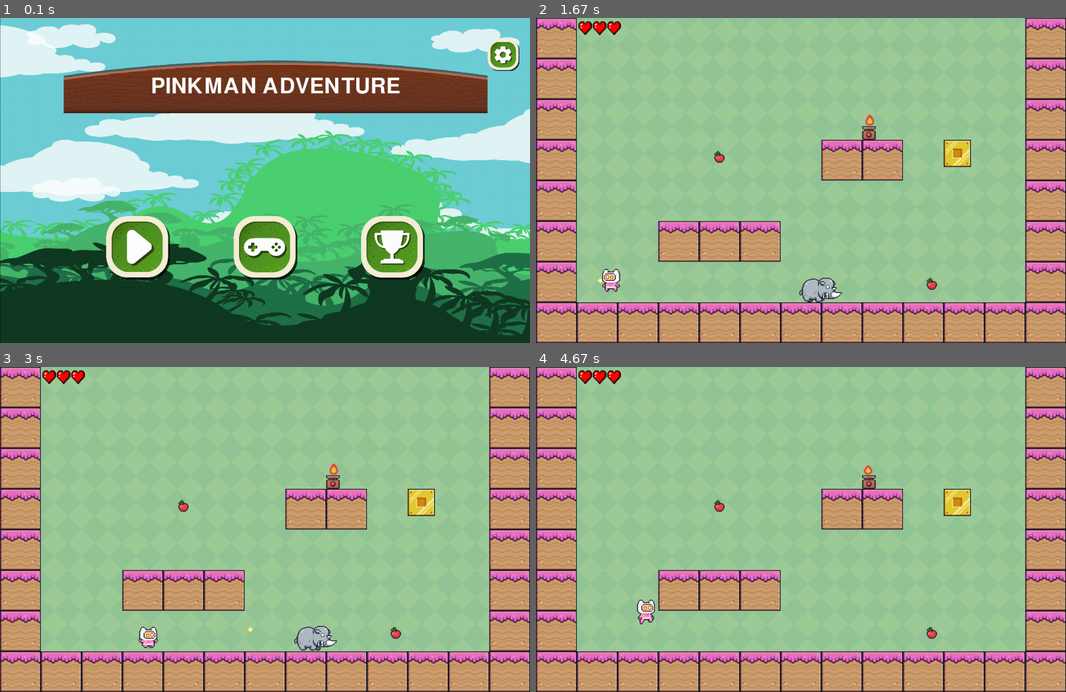
Above: before the commit, frames 1-4 (two rows, left to right).
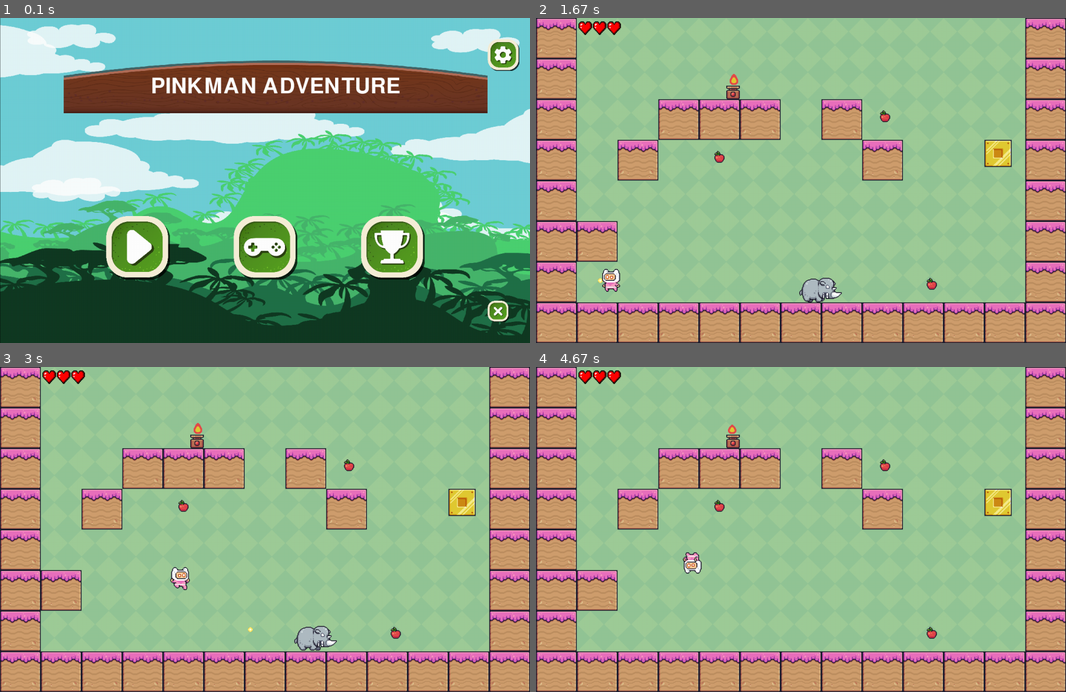
Above: after the commit, the same moments.

Repository: GianfrancoCh/chiariziaGianfranco-pygame-tp-final
Game: pygame game, started from run.py
Two runs of this game, one before a commit and one after it. Both use one fixed random seed, a clock stepped at 60 frames per second and the inputs below.
Inputs (mouse positions are in pixels of both pictures, inside the frame that each line leads up to):
- Up to frame 1 (0.1 s): no input
- Up to frame 2 (1.67 s): click (673, 248) at 0.38 s; hold P 0.67-1.13 s; hold D 0.67-1.13 s; hold J from 1.22 s (still down); hold D from 1.22 s (still down); move the mouse to (970, 170) at 1.25 s; tap Space at 1.28, 1.58 s
- Up to frame 3 (3 s): release J at 1.68 s; release D at 1.68 s; tap P at 1.77 s; hold D 2.1-2.57 s; tap Space at 2.17, 2.47, 2.72 s; hold D from 2.65 s (still down)
- Up to frame 4 (4.67 s): tap Space at 3.02, 3.22, 3.52, 3.78, 4.08, 4.22, 4.52 s; release D at 3.12 s; hold A 3.15-3.68 s; hold A 3.72-4.12 s; tap J at 3.87 s; hold D from 4.15 s (still down)

The runs differ from the first frame. In frame 1, 0.2% of the frame differs, in the area x 92-96%, y 86-94%; in frame 2, 11%; in frame 3, 11%; in frame 4, 11%, in the area x 7-90%, y 17-80%.

Commit message:
trabajo sobre niveles
mejor trabajo sobre generar niveles y reiniciarlos cuando se pierde o gana. Gui de scoreboard

Diff:
--- a/constantes.py
+++ b/constantes.py
@@ -7,7 +7,7 @@
 FPS = 60
 PLAYER_VEL = 5
 WINNER_FONT = pygame.font.SysFont('comicsans', 100)
-MENU_FONT = pygame.font.SysFont("arialblack", 40)
+MENU_FONT = pygame.font.SysFont("arialblack", 70)
 
 #COLORS
 BLACK = (0, 0, 0)
--- /dev/null
+++ b/gui_leaderboard.py
@@ -0,0 +1,29 @@
+import pygame
+from pygame.locals import *
+from constantes import *
+from gui_form import Form
+from gui_button import Button
+from gui_widget import Widget
+from gui_textbox import TextBox
+
+
+
+class FormLeaderboard(Form):
+    def __init__(self,name,master_surface,x,y,w,h,color_background,color_border,active,path_bg):
+        super().__init__(name,master_surface,x,y,w,h,color_background,color_border,active,path_bg)
+
+        self.txt1 = TextBox(master=self,x=100,y=50,w=WIDTH-225,h=125,color_background=None,color_border=None,image_background="assets/gui/level_select/table.png",text="LEADERBOARD",font="DroidSerif",font_size=100,font_color=BLACK)
+        self.boton_go_back = Button(master=self,x=(WIDTH/2-75),y=575,w=150,h=150,color_background=None,color_border=None,image_background="assets/gui/btn/close.png",on_click=self.on_click_boton_go_back,on_click_param="form_main_menu",text=None,font="Verdana",font_size=30,font_color=WHITE)
+        self.lista_widget = [self.txt1,self.boton_go_back]
+
+    def on_click_boton_go_back(self, parametro):
+        self.set_active(parametro)
+
+    def update(self, lista_eventos,keys,delta_ms):
+        for aux_widget in self.lista_widget:
+            aux_widget.update(lista_eventos)
+
+    def draw(self):
+        super().draw()
+        for aux_widget in self.lista_widget:
+            aux_widget.draw()
--- a/gui_main_menu.py
+++ b/gui_main_menu.py
@@ -15,9 +15,10 @@
         self.welcome = TextBox(master=self,x=150,y=100,w=WIDTH-250,h=125,color_background=None,color_border=None,image_background="assets/gui/match3/down.png",text="PINKMAN ADVENTURE",font="DroidSerif",font_size=75,font_color=WHITE)
         self.boton_play = Button(master=self,x=250,y=HEIGHT - 300,w=150,h=150,color_background=None,color_border=None,image_background="assets/gui/menu/play.png",on_click=self.on__click_boton_play,on_click_param="form_level1",text=None,font="Verdana",font_size=30,font_color=WHITE)
         self.boton_control = Button(master=self,x=550,y=HEIGHT - 300,w=150,h=150,color_background=None,color_border=None,image_background="assets/gui/menu/leader.png",on_click=self.on_click_boton_control,on_click_param="form_controls",text=None,font="Verdana",font_size=30,font_color=WHITE)
-        self.boton_leaderboard = Button(master=self,x=850,y=HEIGHT - 300,w=150,h=150,color_background=None,color_border=None,image_background="assets/gui/menu/prize.png",on_click=self.on_click_boton_leaderboard,on_click_param="",text=None,font="Verdana",font_size=30,font_color=WHITE)
+        self.boton_leaderboard = Button(master=self,x=850,y=HEIGHT - 300,w=150,h=150,color_background=None,color_border=None,image_background="assets/gui/menu/prize.png",on_click=self.on_click_boton_leaderboard,on_click_param="form_leaderboard",text=None,font="Verdana",font_size=30,font_color=WHITE)
         self.boton_settings = Button(master=self,x=WIDTH-100,y= 50,w=75,h=75,color_background=None,color_border=None,image_background="assets/gui/menu/setting.png",on_click=self.on_click_boton_settings,on_click_param="form_settings",text=None,font="Verdana",font_size=30,font_color=WHITE)
-        self.lista_widget = [self.welcome,self.boton_play,self.boton_control,self.boton_leaderboard,self.boton_settings]
+        self.boton_quit = Button(master=self,x=WIDTH-100,y=HEIGHT-100,w=50,h=50,color_background=None,color_border=None,image_background="assets/gui/btn/close.png",on_click=self.on_click_boton_quit,on_click_param="form_main_menu",text=None,font="Verdana",font_size=30,font_color=WHITE)
+        self.lista_widget = [self.welcome,self.boton_play,self.boton_control,self.boton_leaderboard,self.boton_settings,self.boton_quit]
 
 
     def on__click_boton_play(self, parametro):
@@ -27,10 +28,13 @@
         self.set_active(parametro)
 
     def on_click_boton_leaderboard(self, parametro):
-        print("LEADERBOARD")
+        self.set_active(parametro)
 
     def on_click_boton_settings(self, parametro):
         self.set_active(parametro)
+
+    def on_click_boton_quit(self, parametro):
+        quit()
 
     def update(self, lista_eventos,keys,delta_ms):
         for aux_widget in self.lista_widget:
--- a/level.py
+++ b/level.py
@@ -20,15 +20,12 @@
     def __init__(self,name,master_surface,x,y,w,h,color_background,color_border,active,path_bg):
         super().__init__(name,master_surface,x,y,w,h,color_background,color_border,active,path_bg)
 
-
         self.boton_play = Button(master=self,x=250,y=250,w=150,h=150,color_background=None,color_border=None,image_background="assets/gui/menu/play.png",on_click="",on_click_param="",text=None,font="Verdana",font_size=30,font_color=WHITE)
         self.lista_widget = [self.boton_play]
         self.levels = leer_archivo("levels.json")
         self.background, self.bg_image = get_background("Green.png")
         self.flag_nivel = True
         self.pausado = False
-
-
         block_size = 96
 
         self.floor = [Block(i * block_size, HEIGHT - block_size, block_size)
@@ -37,12 +34,18 @@
                 for i in range(-HEIGHT // block_size, (HEIGHT * 2) // block_size)]
         self.wall_der = [Block(WIDTH - block_size, i * block_size, block_size)
                     for i in range(-HEIGHT // block_size, (HEIGHT * 2) // block_size)]
-        self.flag = Flag(block_size * 10,HEIGHT - block_size * 5,64)
-
+
+        # self.flag = Flag(block_size * 10,HEIGHT - block_size * 5,64)
 
         if self.flag_nivel:
 
-            self.player = self.generate_player()
+            aux_player = self.levels[0]["player"]
+            self.player = Player(x=aux_player["x"],y=aux_player["y"],width=aux_player["width"],height=aux_player["height"])
+
+            # aux_player = self.levels[0]["player"]
+            # self.player = (x=100, y=100, width=50, height=50)
+            # self.player = Player(x=aux_player["x"],y=aux_player["y"],width=aux_player["width"],height=aux_player["height"])
+            # self.player = self.generate_player()
 
             self.grupo_frutas = pygame.sprite.Group()
             self.generate_frutas()
@@ -56,12 +59,15 @@
             self.grupo_trampas = pygame.sprite.Group()
             self.generate_trampas()
 
-            self.fire = Fire(block_size * 8, (HEIGHT - block_size * 5) - 64, 16, 32)
+            self.flag = self.generate_flag()
+
+            for self.trampa in self.grupo_trampas:
+                self.trampa.on()
+
+            # self.fire = Fire(block_size * 8, (HEIGHT - block_size * 5) - 64, 16, 32)
 
             self.grupo_objetos = pygame.sprite.Group()
-            self.grupo_objetos.add(*self.floor,*self.wall,*self.wall_der,*self.grupo_enemigos,*self.grupo_frutas,self.flag,self.fire,*self.grupo_plataformas)
-
-            self.fire.on()
+            self.grupo_objetos.add(*self.floor,*self.wall,*self.wall_der,*self.grupo_enemigos,*self.grupo_frutas,self.flag,*self.grupo_trampas,*self.grupo_plataformas)
 
             self.flag_nivel = False
 
@@ -75,49 +81,61 @@
         aux_player = self.levels[0]["player"]
         player = Player(x=aux_player["x"],y=aux_player["y"],width=aux_player["width"],height=aux_player["height"])
 
+
         return player
 
     def generate_frutas(self):
-        fruits = self.levels[0]["fruits"]
+        fruits = self.levels[1]["fruits"]
         for fruit in fruits:
             self.grupo_frutas.add(Fruit(x=fruit["x"],y=fruit["y"], width=fruit["width"], height=fruit["height"]))
 
+        return self.grupo_frutas
+
 
     def generate_enemies(self):
-        enemies = self.levels[0]["enemies"]
+        enemies = self.levels[1]["enemies"]
         for enemy in enemies:
             self.grupo_enemigos.add(Enemy(x=enemy["x"],y=enemy["y"], width=enemy["width"], height=enemy["height"]))
 
 
     def generate_platforms(self):
-        platforms = self.levels[0]["platforms"]
+        platforms = self.levels[1]["platforms"]
         for platform in platforms:
             self.grupo_plataformas.add(Block(x=platform["x"],y=platform["y"], size=platform["size"]))
 
+    def generate_flag(self):
+        aux_flag = self.levels[1]["flag"]
+        flag = Flag(x=aux_flag["x"],y=aux_flag["y"], size=aux_flag["size"])
+
+        return flag
 
     def generate_trampas(self):
-        trampas = self.levels[0]["trampas"]
+        trampas = self.levels[1]["trampas"]
         for trampa in trampas:
             self.grupo_trampas.add(Fire(x=trampa["x"],y=trampa["y"], width=trampa["width"], height=trampa["height"]))
 
+
+
     def restart_level(self):
 
         # self.cronometro = 120
         # self.music = True
-        # self.grupo_plataformas.empty()
-        # self.grupo_enemigos.empty()
-        # self.grupo_frutas.empty()
-        # self.grupo_trampas.empty()
-
-        # self.generate_frutas()
-        # self.generate_enemies()
-        # self.generate_platforms()
-        # self.generate_trampas()
-        # self.grupo_objetos = pygame.sprite.Group()
-        # self.grupo_objetos.add(*self.floor,*self.wall,*self.wall_der,*self.grupo_enemigos,*self.grupo_frutas,self.flag,self.fire,*self.grupo_plataformas)
+        self.grupo_plataformas.empty()
+        self.grupo_enemigos.empty()
+        self.grupo_frutas.empty()
+        self.grupo_trampas.empty()
+
+        self.generate_frutas()
+        self.generate_enemies()
+        self.generate_platforms()
+        self.generate_trampas()
+
+        for self.trampa in self.grupo_trampas:
+            self.trampa.on()
+
+        self.grupo_objetos = pygame.sprite.Group()
+        self.grupo_objetos.add(*self.floor,*self.wall,*self.wall_der,*self.grupo_enemigos,*self.grupo_frutas,self.flag,*self.grupo_trampas,*self.grupo_plataformas)
         self.flag_nivel = True
-
-
 
 
     def update(self, lista_eventos,keys,delta_ms):
@@ -137,8 +155,9 @@
 
         if self.pausado:
 
+            window.fill(WHITE)
             draw_text = MENU_FONT.render("PAUSA", 1, BLACK)
-            window.blit(draw_text, (WIDTH/2, HEIGHT/2))
+            window.blit(draw_text, (WIDTH/2 -100, HEIGHT/2))
             pygame.display.update()
 
         else:
@@ -162,7 +181,8 @@
             for self.enemigo in self.grupo_enemigos:
                 self.enemigo.loop()
 
-            self.fire.loop()
+            for self.trampa in self.grupo_trampas:
+                self.trampa.loop()
 
             # for self.fruta in self.grupo_frutas:
             #     self.fruta.loop()
@@ -172,18 +192,25 @@
 
             if self.player.is_lose:
 
-                # self.active = False
-
+                aux_player = self.levels[0]["player"]
                 self.set_active("form_lose")
                 self.player.is_lose = False
                 self.player.lives = 3
+                self.player.rect = pygame.Rect(aux_player["x"], aux_player["y"], aux_player["width"], aux_player["height"])
                 self.restart_level()
                 self.active = False
 
-
             if self.player.is_win:
+
+                aux_player = self.levels[0]["player"]
+                self.set_active("form_win")
                 self.active = False
-                self.set_active("form_win")
+                self.player.lives = 3
+                self.player.rect = pygame.Rect(aux_player["x"], aux_player["y"], aux_player["width"], aux_player["height"])
+
+                self.restart_level()
+                self.player.is_win = False
+
 
 
     def draw(self):
--- a/levels.json
+++ b/levels.json
@@ -7,6 +7,12 @@
                     "y": 572,
                     "width": 50,
                     "height": 50
+            },
+            "flag":
+            {
+                    "x":960,
+                    "y":288,
+                    "size":64
             },
             "fruits":
             [
@@ -65,13 +71,107 @@
             "trampas":
             [
                 {
-                    "x": 960,
-                    "y": 288,
+                    "x": 792,
+                    "y": 224,
                     "width": 16,
                     "height" : 32
                 }
             ]
 
+        },
+        {
+            "player":
+            {
+                    "x": 146,
+                    "y": 572,
+                    "width": 50,
+                    "height": 50
+            },
+            "flag":
+            {
+                    "x":1056,
+                    "y":288,
+                    "size":64
+            },
+            "fruits":
+            [
+                {
+                    "x": 400,
+                    "y": 300,
+                    "width": 32,
+                    "height": 32
+                },
+                {
+                    "x": 900,
+                    "y": 600,
+                    "width": 32,
+                    "height": 32
+                },
+                {
+                    "x": 790,
+                    "y": 204,
+                    "width": 32,
+                    "height": 32
+                }
+            ],
+            "enemies":
+            [
+                {
+                    "x": 600,
+                    "y": 604,
+                    "width": 52,
+                    "height": 42
+
+                }
+
+            ],
+            "platforms":
+            [
+                {
+                    "x": 288,
+                    "y": 192,
+                    "size": 96
+                },
+                {
+                    "x": 384,
+                    "y": 192,
+                    "size": 96
+                },
+                {
+                    "x": 480,
+                    "y": 192,
+                    "size": 96
+                },
+                {
+                    "x": 672,
+                    "y": 192,
+                    "size": 96
+                },
+                {
+                    "x": 768,
+                    "y": 288,
+                    "size": 96
+                },
+                {
+                    "x": 96,
+                    "y": 480,
+                    "size": 96
+                },
+                {
+                    "x": 192,
+                    "y": 288,
+                    "size": 96
+                }
+            ],
+            "trampas":
+            [
+                {
+                    "x": 448,
+                    "y": 128,
+                    "width": 16,
+                    "height" : 32
+                }
+            ]
         }
     ]
 }
--- a/main.py
+++ b/main.py
@@ -18,6 +18,7 @@
 from level import FormGameLevel1
 from gui_lose import FormLose
 from gui_win import FormWin
+from gui_leaderboard import FormLeaderboard
 
 
 pygame.init()
@@ -43,7 +44,7 @@
     form_level1 = FormGameLevel1(name="form_level1",master_surface = window,x=0,y=0,w=WIDTH,h=HEIGHT,color_background=None,color_border=(255,0,255),active=False,path_bg = "assets/gui/rating/bg.png")
     form_lose = FormLose(name="form_lose",master_surface = window,x=0,y=0,w=WIDTH,h=HEIGHT,color_background=None,color_border=(255,0,255),active=False,path_bg ="assets/gui/rating/bg.png")
     form_win = FormWin(name="form_win",master_surface = window,x=0,y=0,w=WIDTH,h=HEIGHT,color_background=None,color_border=(255,0,255),active=False,path_bg ="assets/gui/rating/bg.png")
-
+    form_leaderboard =FormLeaderboard(name="form_leaderboard",master_surface = window,x=0,y=0,w=WIDTH,h=HEIGHT,color_background=None,color_border=(255,0,255),active=False,path_bg ="assets/gui/rating/bg.png")
     while run:
 
 
@@ -73,7 +74,7 @@
         #         (player.rect.left - offset_x <= scroll_area_width) and player.x_vel < 0):
         #     offset_x += player.x_vel
 
-    pygame.quit()
+
     quit()
 
 
--- a/player.py
+++ b/player.py
@@ -18,7 +18,7 @@
     GRAVITY = 1
     SPRITES = load_sprite_sheets("MainCharacters", "PinkMan", 32, 32, True)
 
-    ANIMATION_DELAY = 2
+    ANIMATION_DELAY = 3
 
     def __init__(self, x, y, width, height):
         super().__init__()
@@ -162,7 +162,6 @@
         elif self.x_vel != 0:
             sprite_sheet = "run"
 
-
         sprite_sheet_name = sprite_sheet + "_" + self.direction
         sprites = self.SPRITES[sprite_sheet_name]
         sprite_index = (self.animation_count //
